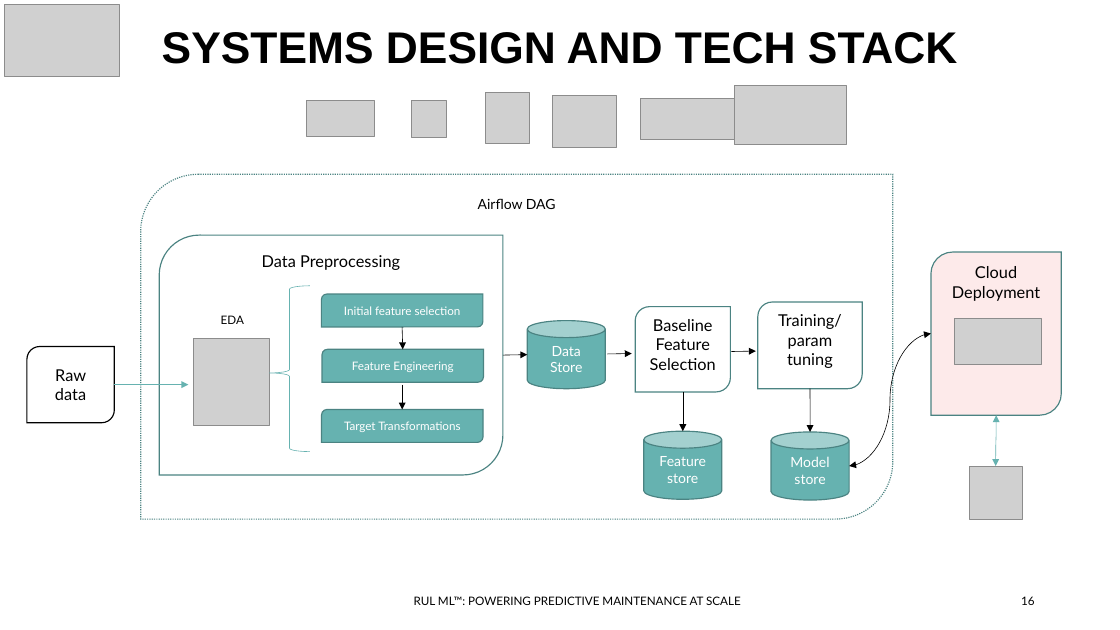
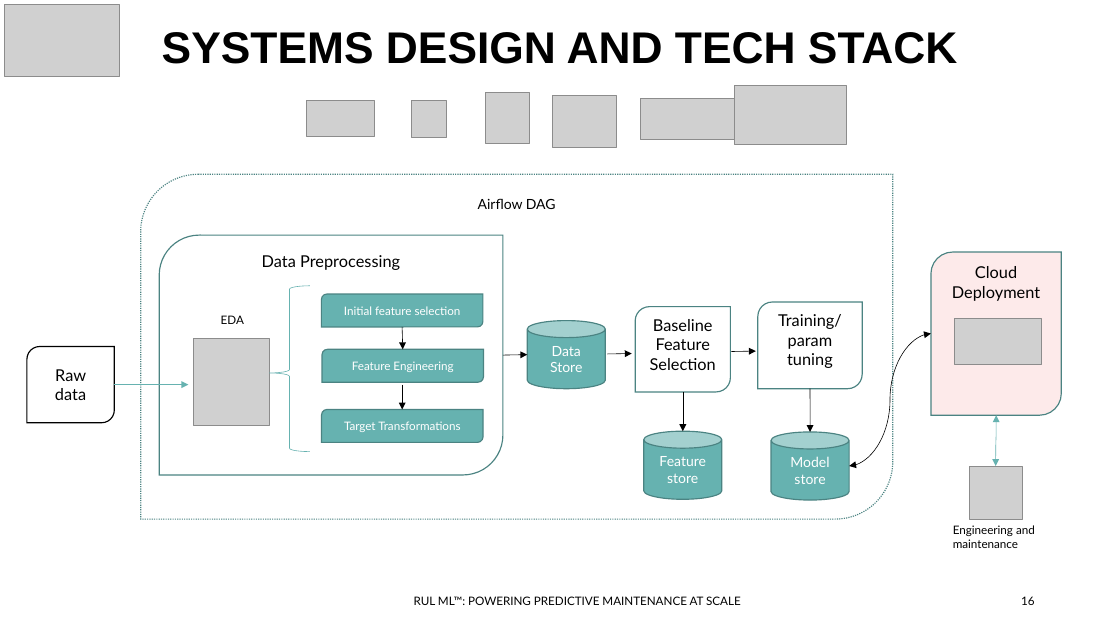
Before and after one commit to ddealwis09/Remaining_Useful_Life, a slide deck: slide 16 of docs/FourthBrain Capstone Demo Day Deck.pptx. Drawn at 1120x630 pixels with LibreOffice and Linux fonts; fonts in the diff are those of the drawing; grey boxes stand for pictures. Boxes give left, top, right and bottom in pixels: in the first picture for what was removed or moved away, otherwise in the second. Text is boxed around its words. In the diff, an @@ line names an element or a change of style, - is before the commit and + after.

```diff
--- a/docs/FourthBrain Capstone Demo Day Deck.pptx
+++ b/docs/FourthBrain Capstone Demo Day Deck.pptx
@@ text added at (x1=953, y1=525, x2=1035, y2=548), 10 pt, text #000000 @@
+Engineering and maintenance
```
Also in this commit, not shown: 5 other slides changed, 1 other file.
